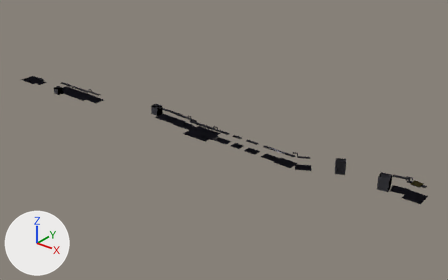
An edit to the OBJ model project/Resources/3DModel/Stages/ring_star_court/Stage1_Course_V4.obj, drawn before and after from the same camera.
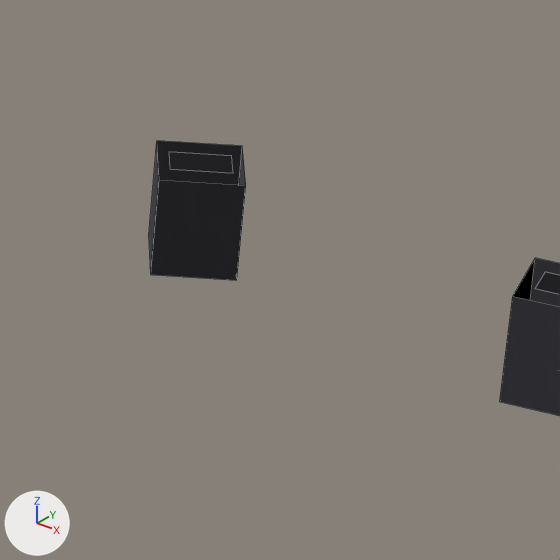
There are two pictures of each version: one whole from a 50 mm camera at (1226.0, -1071.0, 642.0) aimed at (347.0, 28.0, -39.0), one close up on the part from 71% to 86% of the width and 50% to 74% of the height. Lighting does not change. The marker at lower left points along +X, +Y and +Z. The older version's two pictures come first. The close-ups show mesh edges as thin lines. Where no turn or scale is listed for an object, it has been applied to the vertices. Vertices at exactly the same position are counted once.

The older version as bpy lines, for what is in view:
```python
me_course_remaining = bpy.data.meshes.new('Course_remaining')
me_course_remaining.from_pydata(...)  # 373 vertices, 237 faces; spans x -360.0..870.0, y -80.0..44.0, z -13.0..25.0
# faces by material slot: [22, 199, 1, 15]
me_course_remaining.materials.append(mat_garden_underside)  # grey #767689
me_course_remaining.materials.append(mat_ruin_stone)  # light grey #bfbfcd
me_course_remaining.materials.append(mat_goal_dais)  # yellow #e3d486
me_course_remaining.materials.append(mat_ruin_cap)  # light grey #d7d4df
ob_course_remaining = bpy.data.objects.new('Course_remaining', me_course_remaining)
ob_course_remaining.location = (0.0, 0.0, 0.0)
```
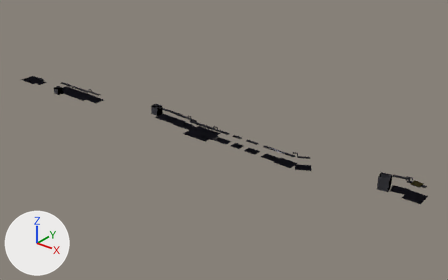
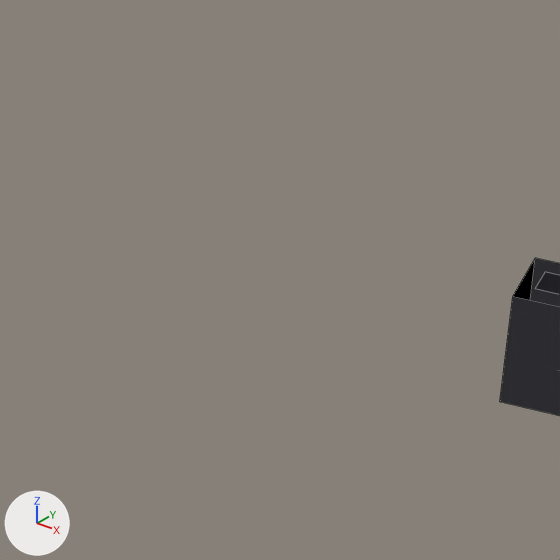
The edits, one by one:
me_course_remaining is used by ob_course_remaining; location (0.0, 0.0, 0.0).
me_course_remaining had 373 vertices, 237 faces and spanned x -360.0..870.0, y -80.0..44.0, z -13.0..25.0.
me_course_remaining now has 357 vertices, 227 faces and spans x -360.0..870.0, y -80.0..44.0, z -13.0..25.0.
me_course_remaining part 1: the loose piece of 8 vertices spanning x 670.0..688.0, y 10.0..26.0, z 15.0 is deleted.
me_course_remaining part 2: the loose piece of 8 vertices spanning x 664.0..694.0, y 3.0..33.0, z -13.0..15.0 is deleted.

Boxes [x1, y1, x2, y2] around the edits, measured in the close-ups (560 x 560 px):
'Course_remaining', reshaped
    before: [149, 141, 560, 416]
    after: [500, 258, 560, 416]
part 1 of me_course_remaining, deleted
    before: [169, 152, 233, 173]
part 2 of me_course_remaining, deleted
    before: [149, 141, 246, 280]
